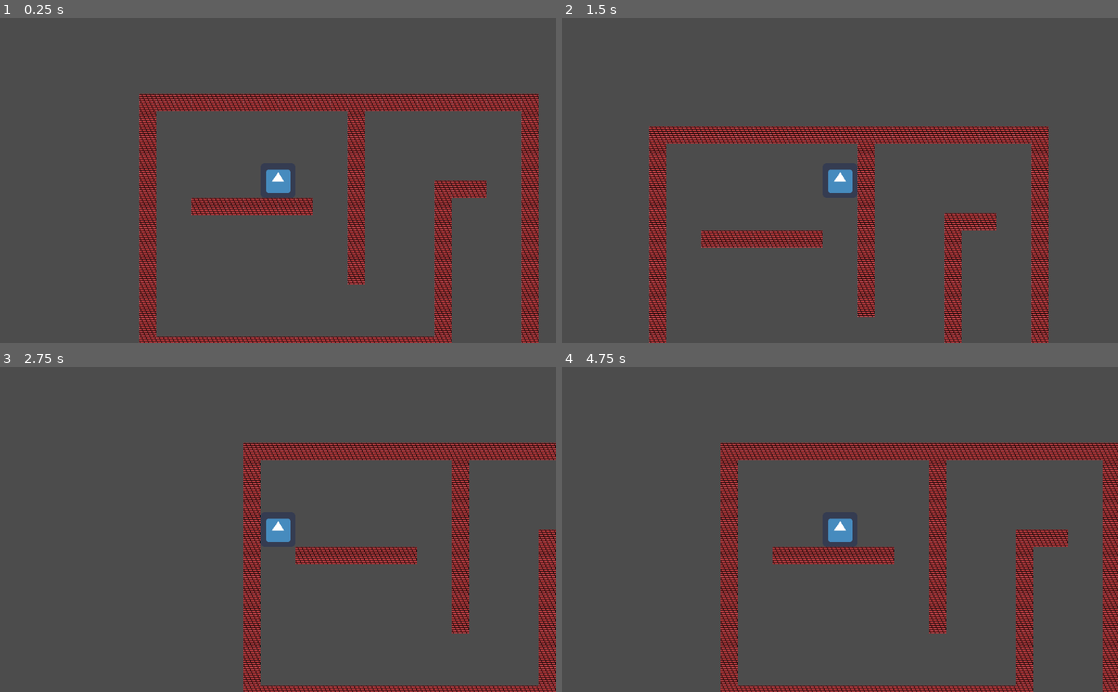
Above: before the commit, frames 1-4 (two rows, left to right).
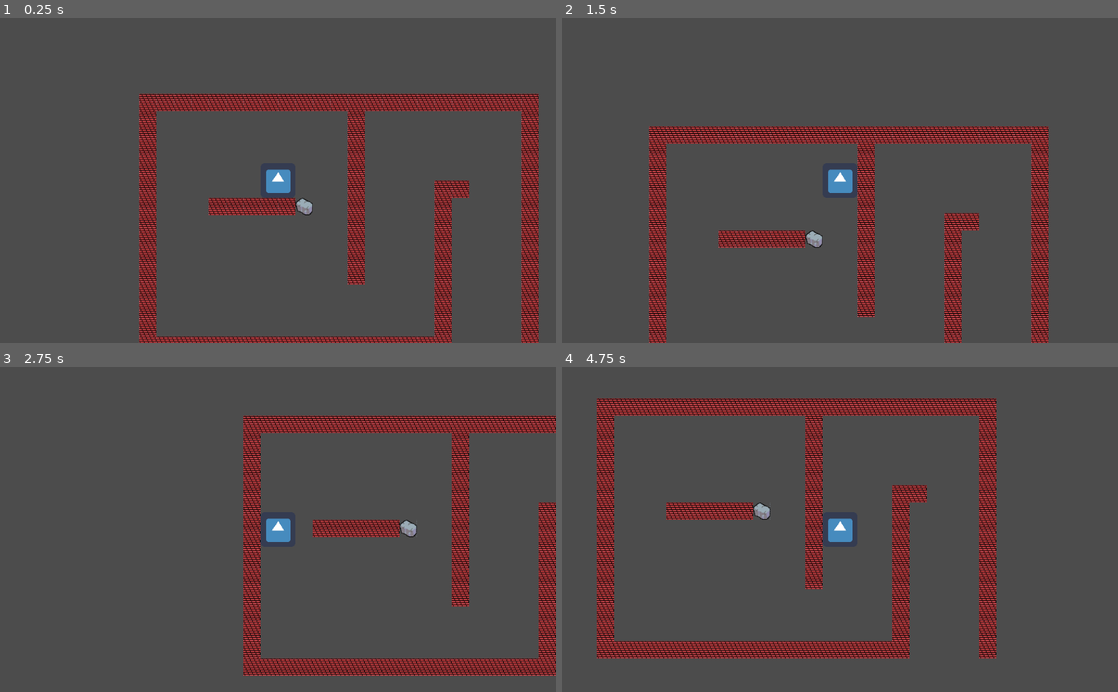
Above: after the commit, the same moments.

Repository: Tiggles/Github-Gameoff-2019
Game: Godot game, scene res://Main.tscn
The game is run twice, just before and just after one commit, with the same random seed, the same clock (stepped at 60 frames per second) and the same inputs. The engine's default icon, where the game draws it, is replaced by a stand-in: a white triangle on a blue panel in a dark square.
Inputs:
- Up to frame 1 (0.25 s): no input
- Up to frame 2 (1.5 s): tap Enter at 0.5 s; hold Right (ui_right) from 0.53 s (still down); tap Space at 1.25 s
- Up to frame 3 (2.75 s): tap Enter at 2 s; release Right (ui_right) at 2.03 s; hold Left (ui_left) from 2.03 s (still down)
- Up to frame 4 (4.75 s): release Left (ui_left) at 2.78 s; hold Right (ui_right) 2.78-4.28 s; tap Space at 4.25 s; hold Left (ui_left) from 4.28 s (still down)

The runs differ from the first frame. In frame 1, 0.5% of the frame differs, in the area x 34-88%, y 50-61%; in frame 2, 0.5%; in frame 3, 17%; in frame 4, 28%, in the area x 6-100%, y 9-100%.

Commit message:
Allow user to exit first area

Diff:
--- a/GGGG/Main.tscn
+++ b/GGGG/Main.tscn
@@ -68,7 +68,7 @@
 tile_set = SubResource( 4 )
 cell_size = Vector2( 32, 32 )
 format = 1
-tile_data = PoolIntArray( 0, 2, 0, 1, 2, 0, 2, 2, 0, 3, 2, 0 …(370 unchanged characters)… 2, 2, 0, 327697, 2, 0, 327698, 2, 0, 327699, 2, 0, 327702, 2, 0, 393216, 2, 0, 393219, 2, 0, 393220, 2, 0, 393221, 2, 0, 393222, 2, 0, 393223, 2, 0, 393224, 2, 0, 393225, 2, 0, 393228, 2, 0, 393233, 2, 0, 393238, …(623 unchanged characters)…
+tile_data = PoolIntArray( 0, 2, 0, 1, 2, 0, 2, 2, 0, 3, 2, 0 …(370 unchanged characters)… 2, 2, 0, 327697, 2, 0, 327698, 2, 0, 327702, 2, 0, 393216, 2, 0, 393220, 2, 0, 393221, 2, 0, 393222, 2, 0, 393223, 2, 0, 393224, 2, 0, 393225, 0, 0, 393228, 2, 0, 393233, 2, 0, 393238, …(623 unchanged characters)…
 
 [node name="Player" parent="." instance=ExtResource( 2 )]
 position = Vector2( 256, 169.053 )
